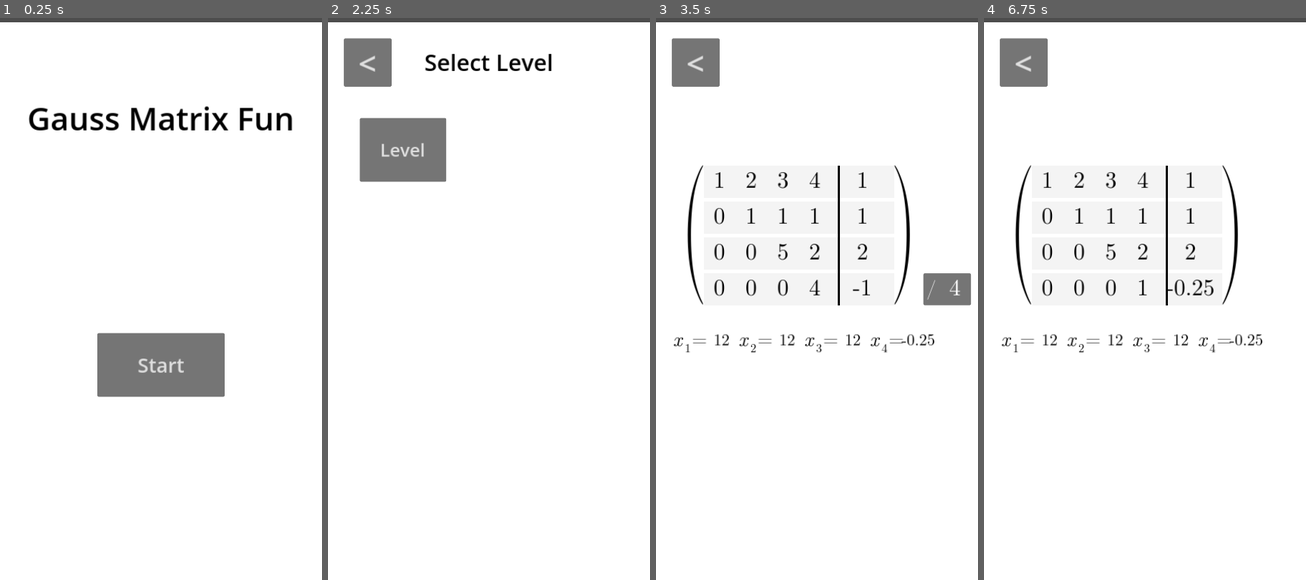
Above: before the commit, frames 1-4 (left to right).
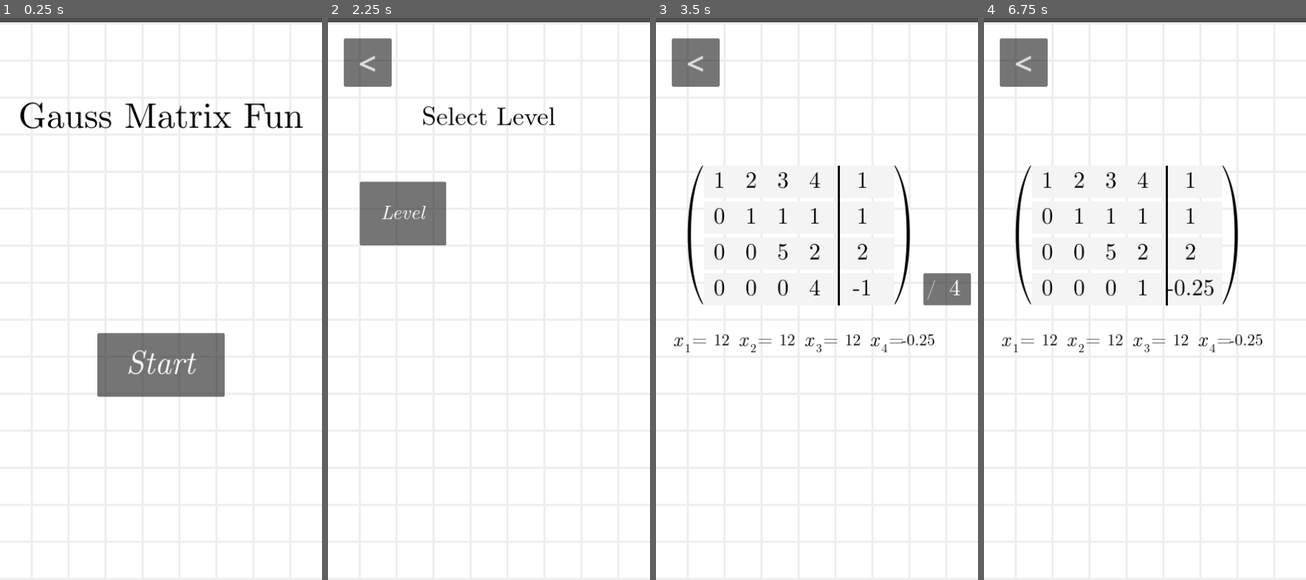
Above: after the commit, the same moments.

Repository: YassenEfremov/GaussMatrixFun
Game: Godot game, scene res://scenes/main.tscn
Same seed, same stepped clock (60 frames per second), same inputs: the game is played once before the commit and once after it.
Inputs:
- Up to frame 1 (0.25 s): no input
- Up to frame 2 (2.25 s): click "Start" at 0.5 s; click "<" at 1.25 s; click "Start" at 2 s
- Up to frame 3 (3.5 s): click "Level" at 2.75 s
- Up to frame 4 (6.75 s): click "<" at 3.5 s; click "<" at 4.25 s; click "Start" at 5 s; click "Level" at 5.75 s; click "/" at 6.5 s

The runs differ from the first frame. In frame 1, 2.3% of the frame differs, in the area x 6-95%, y 14-64%; in frame 2, 7.0%, in the area x 9-71%, y 6-41%; in frame 3, less than 0.1%; in frame 4, less than 0.1%.

Commit message:
Add coordinate system background and some fonts

Diff:
--- a/scenes/level_icon.tscn
+++ b/scenes/level_icon.tscn
@@ -1,4 +1,6 @@
-[gd_scene format=3 uid="uid://corkpix0760hw"]
+[gd_scene load_steps=2 format=3 uid="uid://corkpix0760hw"]
+
+[ext_resource type="FontFile" uid="uid://4ea8u73mvsge" path="res://assets/cmunti.ttf" id="1_jb0lk"]
 
 [node name="LevelIcon" type="Button"]
 custom_minimum_size = Vector2(0, 128)
@@ -7,5 +9,7 @@
 offset_right = 64.0
 offset_bottom = 64.0
 size_flags_horizontal = 3
-theme_override_font_sizes/font_size = 36
+theme_override_colors/font_color = Color(1, 1, 1, 1)
+theme_override_fonts/font = ExtResource("1_jb0lk")
+theme_override_font_sizes/font_size = 40
 text = "Level"
--- a/scenes/levels/level1.tscn
+++ b/scenes/levels/level1.tscn
@@ -3,7 +3,14 @@
 [ext_resource type="Script" path="res://scripts/level.gd" id="1_3wg0m"]
 [ext_resource type="PackedScene" uid="uid://cvydftk1bna3i" path="res://scenes/linear_system.tscn" id="2_txu01"]
 
-[node name="Level1" type="Node2D"]
+[node name="Level1" type="Control"]
+layout_mode = 3
+anchors_preset = 15
+anchor_right = 1.0
+anchor_bottom = 1.0
+grow_horizontal = 2
+grow_vertical = 2
+mouse_filter = 1
 script = ExtResource("1_3wg0m")
 
 [node name="LinearSystem" parent="." instance=ExtResource("2_txu01")]
--- a/scenes/main.tscn
+++ b/scenes/main.tscn
@@ -1,10 +1,13 @@
-[gd_scene load_steps=6 format=3 uid="uid://34gaqbn5exm0"]
+[gd_scene load_steps=9 format=3 uid="uid://34gaqbn5exm0"]
 
 [ext_resource type="Script" path="res://scripts/safe_area.gd" id="1_q5smv"]
+[ext_resource type="FontFile" uid="uid://2odoyvlagkaj" path="res://assets/cmunrm.ttf" id="3_a7i7y"]
 [ext_resource type="Script" path="res://scripts/main_menu.gd" id="3_lvp7e"]
 [ext_resource type="Script" path="res://scripts/level_select.gd" id="4_fioit"]
 [ext_resource type="PackedScene" uid="uid://corkpix0760hw" path="res://scenes/level_icon.tscn" id="4_s5g47"]
+[ext_resource type="FontFile" uid="uid://4ea8u73mvsge" path="res://assets/cmunti.ttf" id="4_wkxn2"]
 [ext_resource type="Script" path="res://scripts/gauss_view.gd" id="6_xe818"]
+[ext_resource type="Texture2D" uid="uid://cstmb4cp8ijvr" path="res://assets/grid.png" id="7_kx7rq"]
 
 [node name="Main" type="Node"]
 
@@ -40,7 +43,8 @@
 offset_bottom = 256.0
 grow_horizontal = 2
 theme_override_colors/font_color = Color(0, 0, 0, 1)
-theme_override_font_sizes/font_size = 64
+theme_override_fonts/font = ExtResource("3_a7i7y")
+theme_override_font_sizes/font_size = 72
 text = "Gauss Matrix Fun"
 horizontal_alignment = 1
 vertical_alignment = 1
@@ -58,7 +62,9 @@
 offset_bottom = 192.0
 grow_horizontal = 2
 grow_vertical = 2
-theme_override_font_sizes/font_size = 40
+theme_override_colors/font_color = Color(1, 1, 1, 1)
+theme_override_fonts/font = ExtResource("4_wkxn2")
+theme_override_font_sizes/font_size = 64
 text = "Start"
 
 [node name="DeterminantView" type="Control" parent="SafeArea/GUI"]
@@ -86,10 +92,12 @@
 layout_mode = 1
 anchors_preset = 10
 anchor_right = 1.0
-offset_bottom = 160.0
+offset_top = 128.0
+offset_bottom = 256.0
 grow_horizontal = 2
 theme_override_colors/font_color = Color(0, 0, 0, 1)
-theme_override_font_sizes/font_size = 46
+theme_override_fonts/font = ExtResource("3_a7i7y")
+theme_override_font_sizes/font_size = 52
 text = "Select Level"
 horizontal_alignment = 1
 vertical_alignment = 1
@@ -109,7 +117,7 @@
 anchor_right = 1.0
 anchor_bottom = 1.0
 offset_left = 64.0
-offset_top = 192.0
+offset_top = 320.0
 offset_right = -64.0
 offset_bottom = -64.0
 grow_horizontal = 2
@@ -139,15 +147,19 @@
 theme_override_font_sizes/font_size = 64
 text = "<"
 
-[node name="ColorRect" type="ColorRect" parent="SafeArea/GUI"]
-z_index = -1
+[node name="TextureRect" type="TextureRect" parent="SafeArea/GUI"]
+z_index = -2
 layout_mode = 1
 anchors_preset = 15
 anchor_right = 1.0
 anchor_bottom = 1.0
+offset_left = -188.0
+offset_right = 188.0
 grow_horizontal = 2
 grow_vertical = 2
 mouse_filter = 2
+texture = ExtResource("7_kx7rq")
+expand_mode = 3
 
 [connection signal="pressed" from="SafeArea/GUI/MainMenu/StartButton" to="SafeArea/GUI/MainMenu" method="_on_start_button_pressed"]
 [connection signal="pressed" from="SafeArea/GUI/LevelSelect/BackToMainButton" to="SafeArea/GUI/LevelSelect" method="_on_back_button_pressed"]
--- a/scripts/level.gd
+++ b/scripts/level.gd
@@ -1,4 +1,4 @@
-extends Node2D
+extends Control
 
 
 signal complete
Binary file added: assets/grid.png
Not shown, added: assets/grid.png.import
